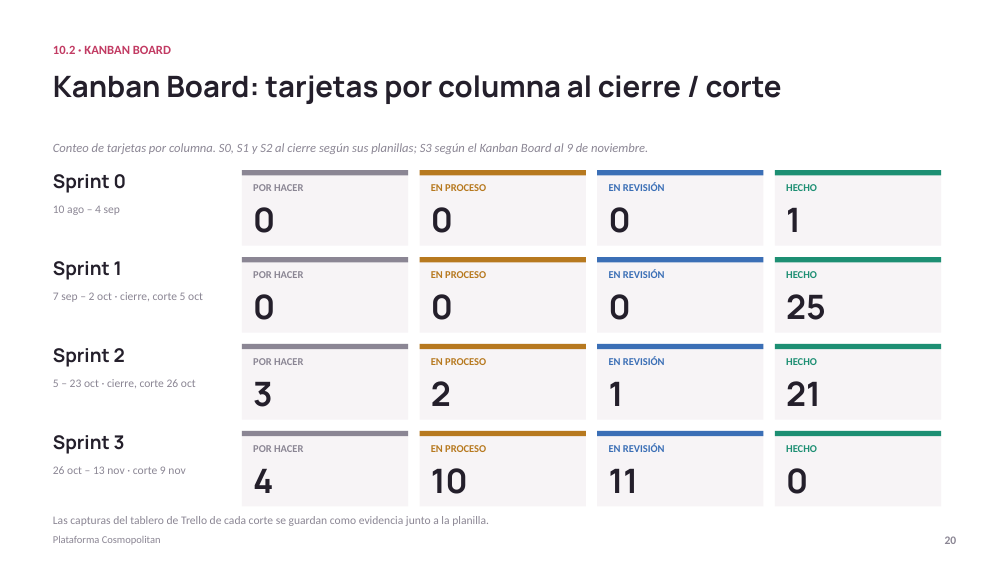
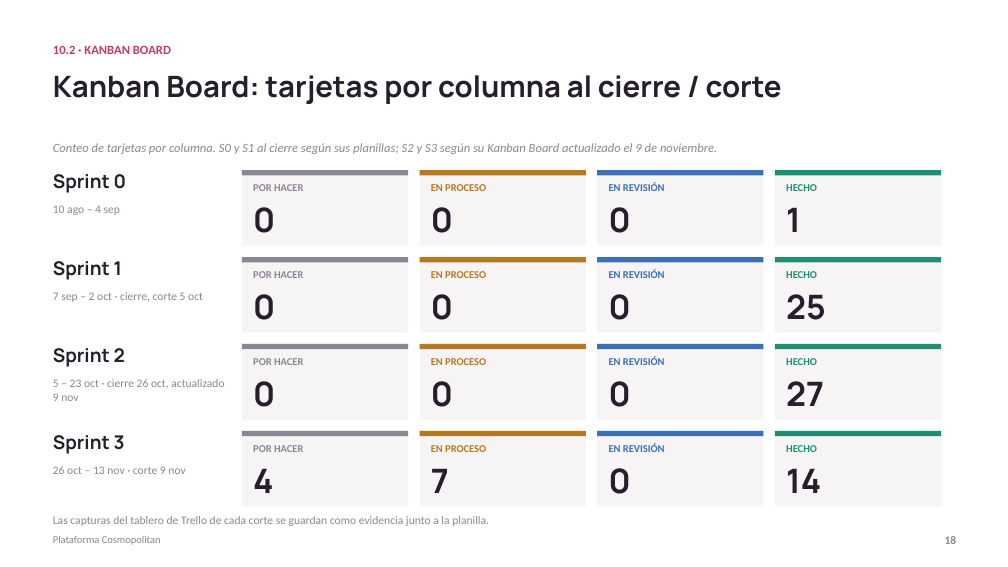
Before and after one commit to ChristianCuadra/capstone, a slide deck: slide 18 of Fase 2/Evidencias Proyecto/Presentación Proyecto.pptx (slide 20 before the commit). Drawn at 1008x567 pixels with LibreOffice and Linux fonts; fonts in the diff are those of the drawing. Boxes give left, top, right and bottom in pixels: in the first picture for what was removed or moved away, otherwise in the second. Text is boxed around its words. In the diff, an @@ line names an element or a change of style, - is before the commit and + after.

Commit message:
Sprint 2 y 3: tarjetas y historias en Hecho (Kanban S2/S3, Sprint Backlog S3, Incremento S3); presentación con una sola diapositiva de modelo de datos; zip del código actualizado

```diff
--- a/Fase 2/Evidencias Proyecto/Presentación Proyecto.pptx
+++ b/Fase 2/Evidencias Proyecto/Presentación Proyecto.pptx
@@ text at box(53, 143, 717, 154): text changed @@
-Conteo de tarjetas por columna. S0, S1 y S2 al cierre según sus planillas; S3 según el Kanban Board al 9 de noviembre.
+Conteo de tarjetas por columna. S0 y S1 al cierre según sus planillas; S2 y S3 según su Kanban Board actualizado el 9 de noviembre.
@@ text at box(53, 379, 224, 401): text changed @@
-5 – 23 oct · cierre, corte 26 oct
+5 – 23 oct · cierre 26 oct, actualizado 9 nov
@@ text at box(253, 381, 275, 407): text changed @@
-3
+0
@@ text at box(431, 381, 453, 407): text changed @@
-2
+0
@@ text at box(609, 381, 631, 407): text changed @@
-1
+0
@@ text at box(786, 381, 824, 406): text changed @@
-21
+27
@@ text at box(431, 468, 449, 493): text changed @@
-10
+7
@@ text at box(609, 468, 631, 494): text changed @@
-11
+0
@@ text at box(786, 468, 821, 493): text changed @@
-0
+14
```
Also in this commit, not shown: 14 other slides changed, 2 slides removed, 5 other files.
